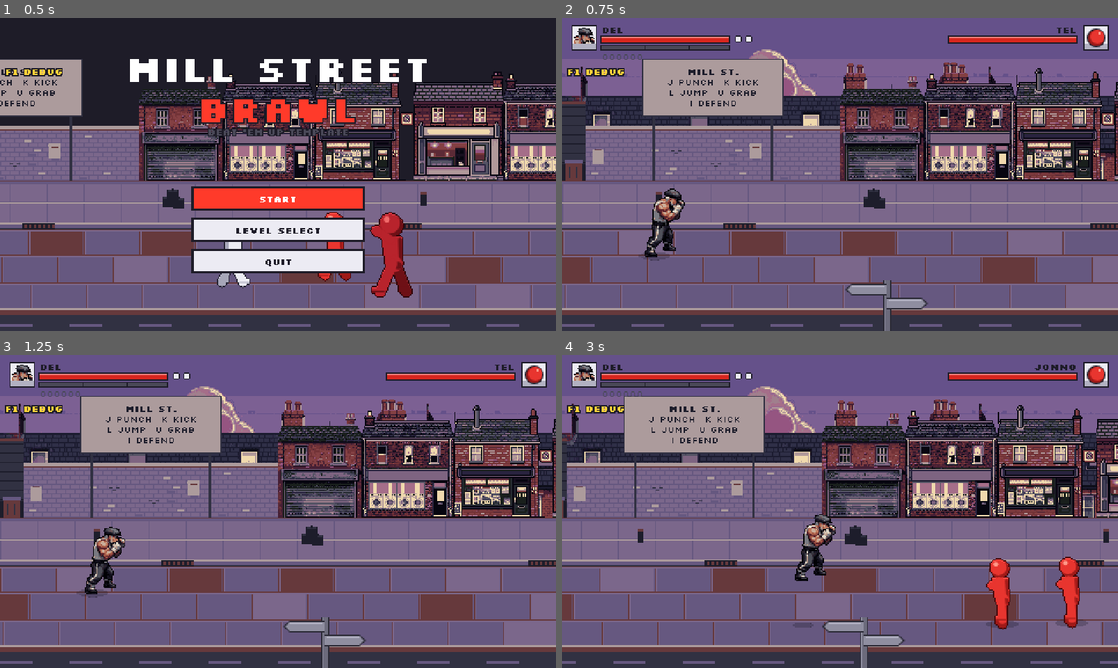
Above: before the commit, frames 1-4 (two rows, left to right).
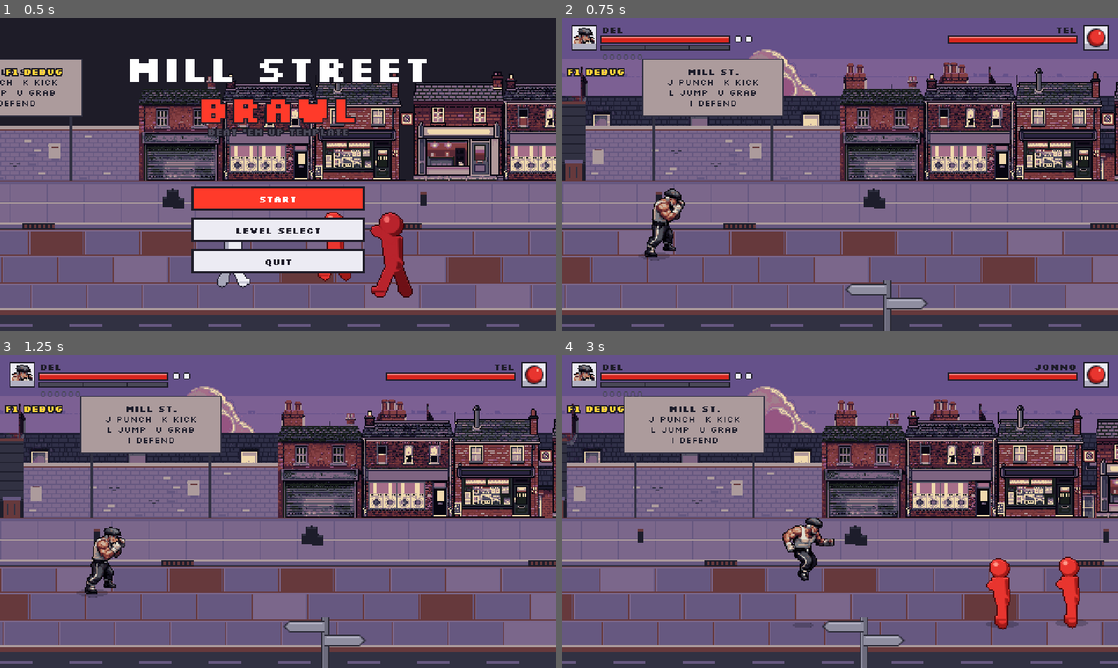
Above: after the commit, the same moments.

Repository: Ulisses85/mill_street
Game: Godot game, scene res://scenes/ui/main_menu.tscn
Two runs of this game, one before a commit and one after it. Both use one fixed random seed, a clock stepped at 60 frames per second and the inputs below.
Inputs (mouse positions are in pixels of both pictures, inside the frame that each line leads up to):
- Up to frame 1 (0.5 s): no input
- Up to frame 2 (0.75 s): click "START" at 0.5 s
- Up to frame 3 (1.25 s): no input
- Up to frame 4 (3 s): tap Enter (ui_accept) at 1.25 s; move the mouse to (962, 495) at 1.27 s; hold D (move_right) 1.28-2 s; hold K (kick) 1.28-2 s; click (962, 495) at 1.42 s; tap L (jump) at 1.52, 1.82 s; tap J (punch) at 1.55 s; drag from (728, 527) to (812, 574) at 2.02 s; move the mouse to (895, 442) at 2.77 s; hold D (move_right) from 2.78 s (still down); hold L (jump) from 2.78 s (still down)

Frame 1 is identical in both runs. In frame 2, less than 0.1% of the frame differs, in the area x 2-22%, y 4-74%; in frame 3, less than 0.1%; in frame 4, 1.1%, in the area x 2-50%, y 4-73%.

Commit message:
Del: lead jab, run, jump, real knockdown/getup, overhead swing
PixelLab animations generated from his guard pose (idle frame 7) as
the start frame, 16 generations:
- punch_1: a lead-hand (left) jab, frames 2-6, hits 0.05-0.15 s. The
  straight right stays punch_2 and the hook punch_3, so the combo
  alternates hands.
- run: guard up, frames 1-8 of its own cycle (no longer a walk copy).
- jump: rise, tuck, legs down (frames 3-7; the crouch would play in
  mid-air).
- knockdown / down / getup replace the rotated-hurt fakes. Two takes
  fell forward whatever the prompt said, so the knockdown was
  generated with an end frame: the guard rotated 90 degrees onto his
  back (raw/targets/lying_back.png). Getup goes from that lying frame
  to the guard in 6 frames (the game's getup lasts 20 ticks).
- swing: an overhead two-handed swing; the downswing lands at 0.10 s
  to fit the bat and pipe hit windows.

Importer: "align": "canvas" places every frame with the reference
frame's offset instead of its own feet, so falls, lying poses and
get-ups from one canvas line up. Without it, down sat 27 px from the
knockdown's last frame.

new-hero skill: the knockdown/getup recipe (end-frame target, getup
length, align canvas).

Co-Authored-By: Claude Opus 5.5 <noreply@anthropic.com>

Diff:
--- a/art/characters/del/character.json
+++ b/art/characters/del/character.json
@@ -38,12 +38,18 @@
     "provider": "pixellab",
     "prompt": "beat em up hero, stocky older retired boxer, white sleeveless vest, grey flat cap, grey stubble, hands wrapped in white boxing tape, dark grey tracksuit trousers, black boxing boots, full body",
     "animations_requested": [
+      "block",
+      "getup",
+      "hurt",
       "idle (boxing guard)",
-      "walk",
+      "jump",
+      "kick (roundhouse, 8 frames)",
+      "knockdown",
+      "lead jab (punch_1)",
+      "overhead swing",
       "punch (straight right)",
-      "kick (roundhouse, 8 frames)",
-      "hurt",
-      "block"
+      "run",
+      "walk"
     ],
     "pixellab_character_id": "0e276232-d3df-4c17-8f66-d420f313f981",
     "base_image": "raw/base/east.png"
@@ -90,13 +96,13 @@
       "note": "raw/block frames 3-4: the generated block rises from the arms-down base pose; only the high guard is kept"
     },
     "punch_1": {
-      "source": "raw/jab",
-      "fps": 15,
+      "source": "raw/jab_lead_slot",
+      "fps": 20,
       "active": [
         1,
-        1
+        2
       ],
-      "note": "raw/punch frames 6-8"
+      "note": "raw/jab_lead frames 2-6: lead-hand (left) jab, generated from the guard start frame"
     },
     "punch_2": {
       "source": "raw/cross",
@@ -124,6 +130,48 @@
         3
       ],
       "note": "raw/kick frames 3,4,5,6,8"
+    },
+    "run": {
+      "source": "raw/run_loop",
+      "fps": 14,
+      "loop": true,
+      "note": "raw/run_guard frames 1-8 (guard start frame)"
+    },
+    "jump": {
+      "source": "raw/jump_air",
+      "fps": 10,
+      "loop": false,
+      "note": "raw/jump frames 3-7: rise, tuck, legs down (the crouch would play in mid-air)"
+    },
+    "knockdown": {
+      "source": "raw/knockdown_fall",
+      "fps": 15,
+      "loop": false,
+      "note": "raw/knockdown_target frames 2-7: falls on his back; generated with raw/targets/lying_back.png as the end frame (two takes without it fell forward: raw/knockdown, raw/knockdown_back)",
+      "align": "canvas"
+    },
+    "down": {
+      "source": "raw/down",
+      "fps": 10,
+      "loop": true,
+      "note": "raw/knockdown_target frame 8 (lying on his back)",
+      "align": "canvas"
+    },
+    "getup": {
+      "source": "raw/getup_rise",
+      "fps": 20,
+      "loop": false,
+      "note": "raw/getup frames 1-6: from the lying frame to the guard (both passed as start and end frames)",
+      "align": "canvas"
+    },
+    "swing": {
+      "source": "raw/swing_slot",
+      "fps": 20,
+      "active": [
+        2,
+        3
+      ],
+      "note": "raw/swing_overhead frames 4,5,6,6,7,8: downswing lands at 0.10 s to fit bat/pipe hit windows (0.10-0.17 s)"
     }
   }
 }
--- a/art/characters/del/import_report.json
+++ b/art/characters/del/import_report.json
@@ -29,18 +29,12 @@
   "block"
  ],
  "synthesized": [
-  "run: copy of walk",
-  "jump: held first frame of idle",
   "jump_punch: held active frame of punch",
   "jump_kick: held active frame of kick_2",
   "defend: copy of block",
-  "knockdown: rotated hurt falling",
-  "down: hurt lying flat",
-  "getup: hurt rotating back up",
   "grab: held first frame of punch",
   "grab_knee: held active frame of kick_2",
   "throw: held last frame of punch",
-  "swing: copy of punch",
   "toss: copy of punch",
   "carry: copy of walk",
   "carry_idle: held first frame of idle",
@@ -50,12 +44,12 @@
  "missing": [],
  "colors": 20,
  "timing": {
-  "punch_1": 0.2,
+  "punch_1": 0.25,
   "punch_2": 0.25,
   "punch_3": 0.3,
   "kick_1": 0.25,
   "kick_2": 0.35,
-  "swing": 0.35,
+  "swing": 0.3,
   "toss": 0.35,
   "punch": 0.35
  }
--- a/assets/characters/del/sheet.json
+++ b/assets/characters/del/sheet.json
@@ -7,7 +7,7 @@
   80,
   116
  ],
- "columns": 10,
+ "columns": 8,
  "anims": {
   "idle": {
    "row": 0,
@@ -46,15 +46,19 @@
    "loop": true,
    "hand": [
     [
+     25,
+     -44
+    ],
+    [
+     23,
+     -43
+    ],
+    [
      21,
-     -44
-    ],
-    [
-     20,
-     -42
-    ],
-    [
-     18,
+     -42
+    ],
+    [
+     17,
      -44
     ],
     [
@@ -66,16 +70,12 @@
      -42
     ],
     [
-     11,
-     -42
-    ],
-    [
-     12,
-     -43
+     16,
+     -42
     ],
     [
      17,
-     -44
+     -42
     ]
    ],
    "weapon_angle": [
@@ -91,31 +91,41 @@
   },
   "punch_1": {
    "row": 2,
-   "frames": 3,
-   "ticks_per_frame": 4,
-   "loop": false,
-   "hand": [
-    [
-     28,
-     -30
-    ],
-    [
-     45,
-     -44
-    ],
-    [
-     32,
-     -40
-    ]
-   ],
-   "weapon_angle": [
+   "frames": 5,
+   "ticks_per_frame": 3,
+   "loop": false,
+   "hand": [
+    [
+     26,
+     -41
+    ],
+    [
+     35,
+     -42
+    ],
+    [
+     37,
+     -42
+    ],
+    [
+     32,
+     -41
+    ],
+    [
+     25,
+     -40
+    ]
+   ],
+   "weapon_angle": [
+    -0.3,
+    -0.3,
     -0.3,
     -0.3,
     -0.3
    ],
    "active_frames": [
     1,
-    1
+    2
    ]
   },
   "punch_2": {
@@ -291,16 +301,36 @@
   },
   "jump": {
    "row": 7,
-   "frames": 1,
-   "ticks_per_frame": 1,
-   "loop": true,
-   "hand": [
-    [
-     25,
-     -43
-    ]
-   ],
-   "weapon_angle": [
+   "frames": 5,
+   "ticks_per_frame": 6,
+   "loop": false,
+   "hand": [
+    [
+     24,
+     -34
+    ],
+    [
+     24,
+     -34
+    ],
+    [
+     22,
+     -28
+    ],
+    [
+     19,
+     -26
+    ],
+    [
+     21,
+     -34
+    ]
+   ],
+   "weapon_angle": [
+    -0.3,
+    -0.3,
+    -0.3,
+    -0.3,
     -0.3
    ]
   },
@@ -402,32 +432,32 @@
   "knockdown": {
    "row": 12,
    "frames": 6,
-   "ticks_per_frame": 2,
-   "loop": false,
-   "hand": [
-    [
-     5,
-     -40
-    ],
-    [
-     -3,
-     -26
+   "ticks_per_frame": 4,
+   "loop": false,
+   "hand": [
+    [
+     22,
+     -42
+    ],
+    [
+     20,
+     -42
+    ],
+    [
+     19,
+     -25
+    ],
+    [
+     12,
+     -30
     ],
     [
      9,
-     -35
-    ],
-    [
-     9,
-     -35
-    ],
-    [
-     9,
-     -35
-    ],
-    [
-     9,
-     -35
+     -26
+    ],
+    [
+     35,
+     -26
     ]
    ],
    "weapon_angle": [
@@ -442,12 +472,12 @@
   "down": {
    "row": 13,
    "frames": 1,
-   "ticks_per_frame": 1,
-   "loop": true,
-   "hand": [
-    [
-     9,
-     -35
+   "ticks_per_frame": 6,
+   "loop": true,
+   "hand": [
+    [
+     34,
+     -25
     ]
    ],
    "weapon_angle": [
@@ -456,56 +486,36 @@
   },
   "getup": {
    "row": 14,
-   "frames": 10,
-   "ticks_per_frame": 2,
+   "frames": 6,
+   "ticks_per_frame": 3,
    "loop": false,
    "hand": [
     [
      9,
-     -35
-    ],
-    [
-     9,
-     -35
-    ],
-    [
-     9,
-     -35
-    ],
-    [
-     9,
-     -35
-    ],
-    [
-     9,
-     -35
-    ],
-    [
-     -1,
-     -26
-    ],
-    [
-     5,
-     -40
+     -26
+    ],
+    [
+     14,
+     -29
+    ],
+    [
+     19,
+     -28
+    ],
+    [
+     17,
+     -30
+    ],
+    [
+     22,
+     -41
     ],
     [
      25,
-     -43
-    ],
-    [
-     25,
-     -43
-    ],
-    [
-     25,
-     -43
-    ]
-   ],
-   "weapon_angle": [
-    -1.1,
-    -1.1,
-    -1.1,
-    -1.1,
+     -44
+    ]
+   ],
+   "weapon_angle": [
     -1.1,
     -1.1,
     -1.1,
@@ -561,51 +571,46 @@
   },
   "swing": {
    "row": 18,
-   "frames": 7,
-   "ticks_per_frame": 3,
-   "loop": false,
-   "hand": [
-    [
-     14,
-     -30
+   "frames": 6,
+   "ticks_per_frame": 3,
+   "loop": false,
+   "hand": [
+    [
+     21,
+     -42
     ],
     [
      20,
-     -30
-    ],
-    [
-     29,
-     -40
-    ],
-    [
-     32,
-     -32
+     -40
     ],
     [
      28,
-     -30
-    ],
-    [
-     45,
-     -44
-    ],
-    [
-     32,
-     -40
-    ]
-   ],
-   "weapon_angle": [
-    -2.5,
-    -2.5,
-    -2.5,
+     -26
+    ],
+    [
+     28,
+     -26
+    ],
+    [
+     21,
+     -36
+    ],
+    [
+     20,
+     -36
+    ]
+   ],
+   "weapon_angle": [
     -2.5,
     -2.5,
     0.05,
-    0.05
+    0.05,
+    0.6,
+    0.6
    ],
    "active_frames": [
-    5,
-    6
+    2,
+    3
    ]
   },
   "toss": {
--- a/resources/combos/del_punch_combo.tres
+++ b/resources/combos/del_punch_combo.tres
@@ -10,9 +10,9 @@
 damage = 6
 reach_to = 30.0
 knockback = 1.2
-duration = 0.2
-active_from = 0.07
-active_to = 0.13
+duration = 0.25
+active_from = 0.05
+active_to = 0.15
 
 [sub_resource type="Resource" id="punch_2"]
 script = ExtResource("1")
Binary file changed: art/characters/del/preview/block.gif
Binary file changed: art/characters/del/preview/carry.gif
Binary file changed: art/characters/del/preview/carry_idle.gif
Binary file changed: art/characters/del/preview/contact.png
Binary file changed: art/characters/del/preview/defend.gif
Binary file changed: art/characters/del/preview/down.gif
Binary file changed: art/characters/del/preview/getup.gif
Binary file changed: art/characters/del/preview/grab.gif
Binary file changed: art/characters/del/preview/grab_knee.gif
Binary file changed: art/characters/del/preview/hurt.gif
Binary file changed: art/characters/del/preview/idle.gif
Binary file changed: art/characters/del/preview/jump.gif
(and 124 more such lines)
